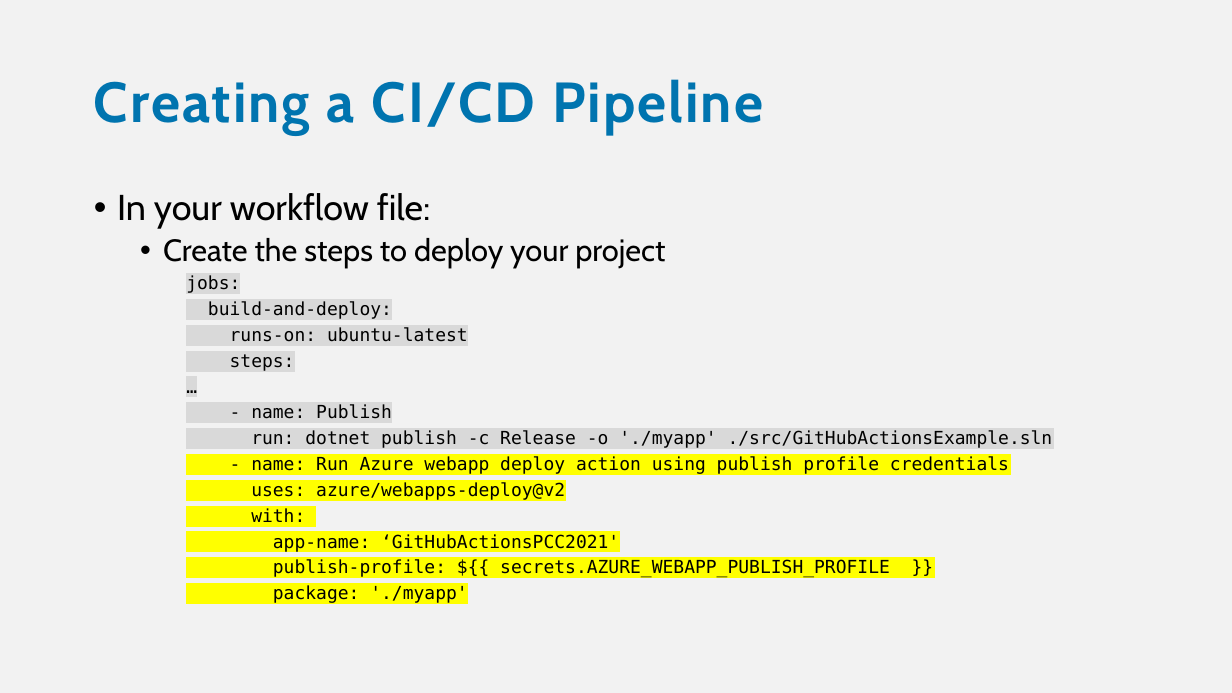
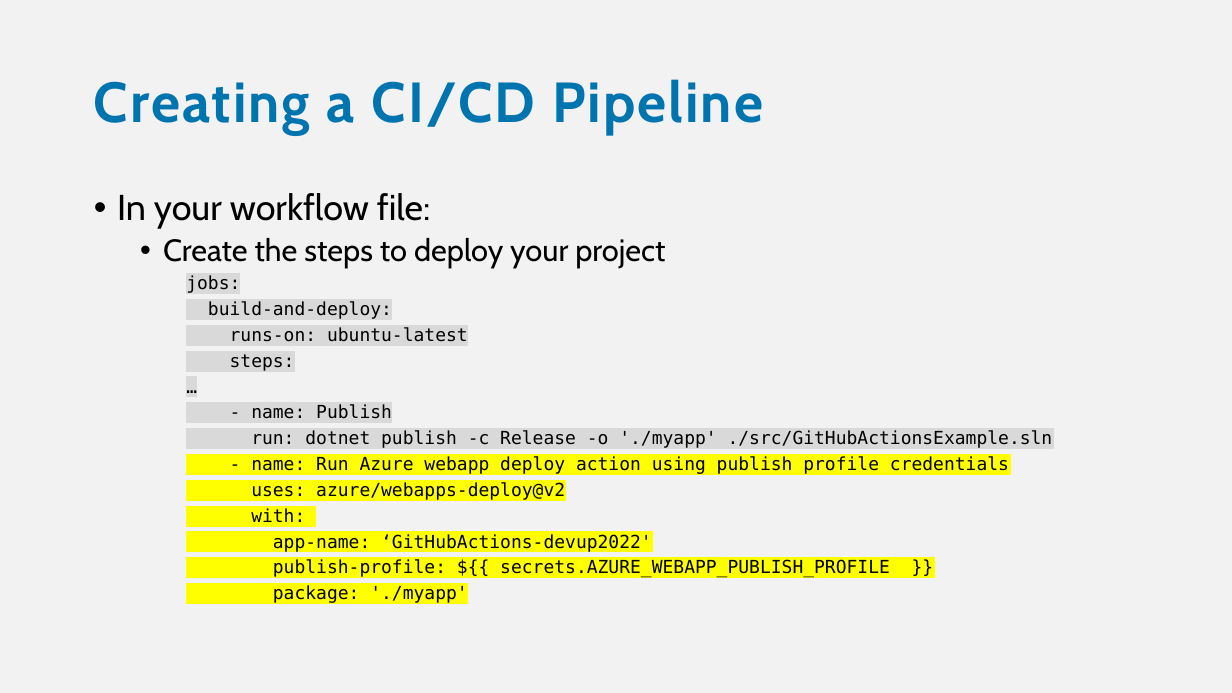
Before and after one commit to bjablonsky/GitHubActions-devup2022, a slide deck: slide 27 of slides/GithubActions-WorkflowsInYourRepo.pptx. Drawn at 1232x693 pixels with LibreOffice and Linux fonts; fonts in the diff are those of the drawing. Boxes give left, top, right and bottom in pixels: in the first picture for what was removed or moved away, otherwise in the second. Text is boxed around its words. In the diff, an @@ line names an element or a change of style, - is before the commit and + after.

```diff
--- a/slides/GithubActions-WorkflowsInYourRepo.pptx
+++ b/slides/GithubActions-WorkflowsInYourRepo.pptx
@@ text at (273,534,652,552): text changed @@
-    app-name: ‘GitHubActionsPCC2021'
+    app-name: ‘GitHubActions-devup2022'
```
Also in this commit, not shown: 1 other slide changed, 1 other file.
